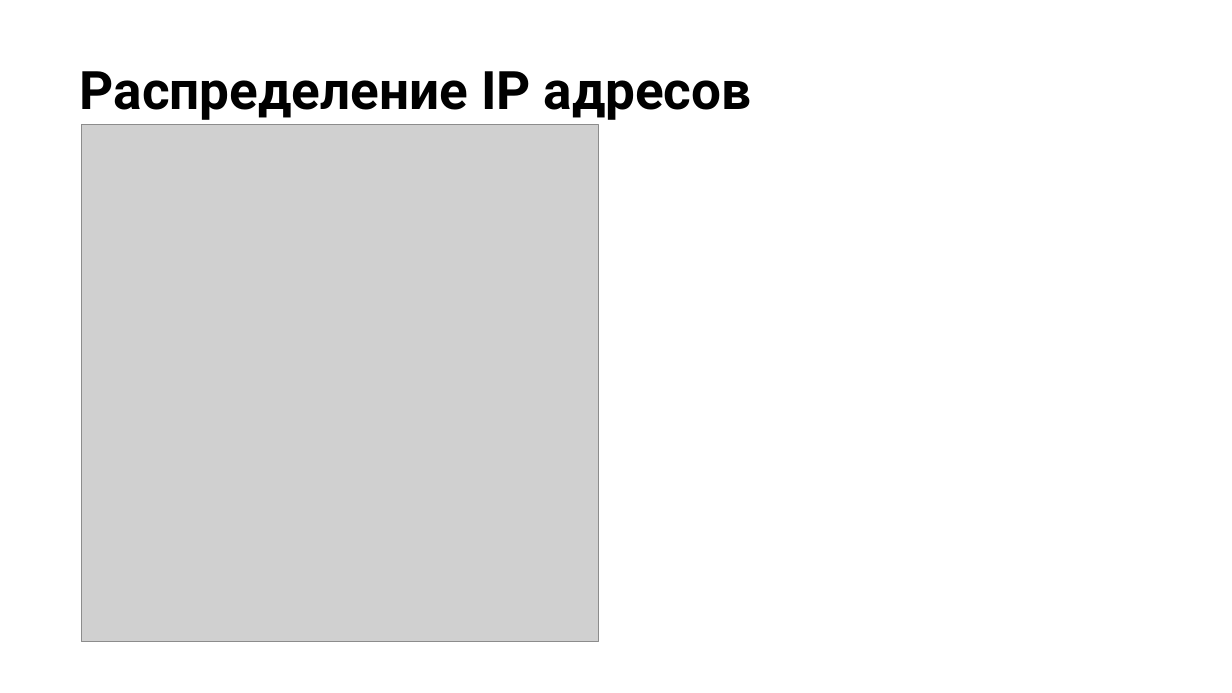
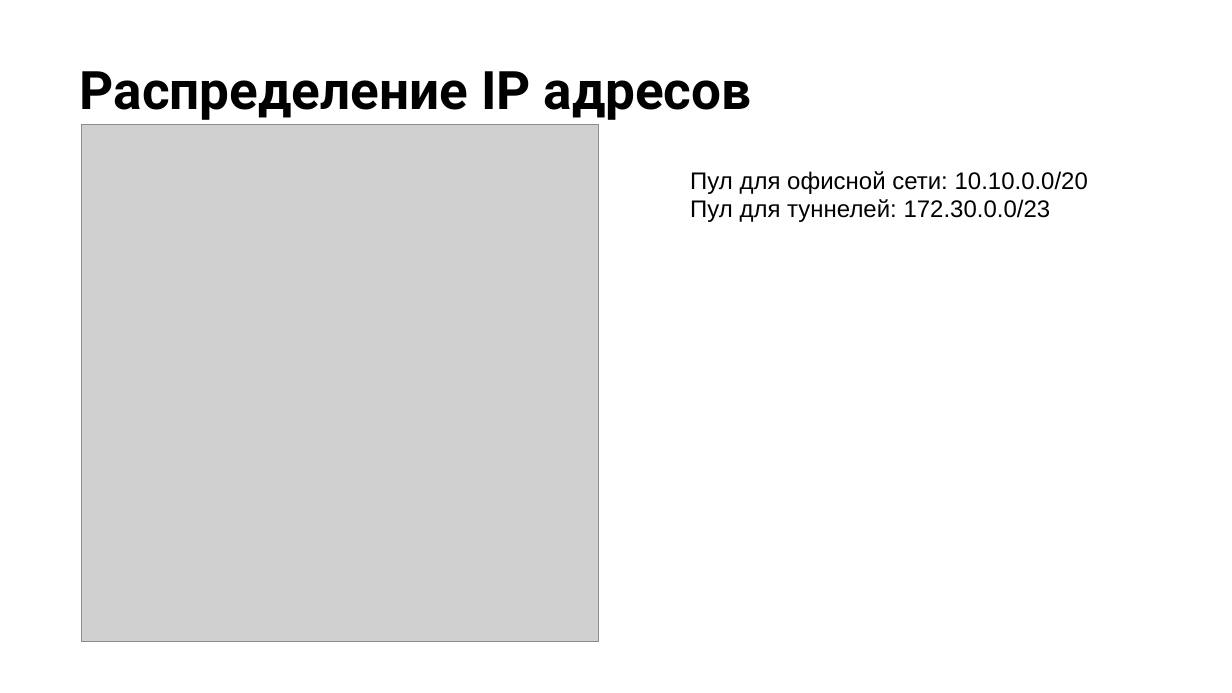
Before and after one commit to andreysokolov33/otus, a slide deck: slide 6 of Network Engineer. Basic/Проектная работа/Presentation.pptx (slide 7 before the commit). Drawn at 1232x693 pixels with LibreOffice and Linux fonts; fonts in the diff are those of the drawing; grey boxes stand for pictures; background and template pictures are left out. Boxes give left, top, right and bottom in pixels: in the first picture for what was removed or moved away, otherwise in the second. Text is boxed around its words. In the diff, an @@ line names an element or a change of style, - is before the commit and + after.

```diff
--- a/Network Engineer. Basic/Проектная работа/Presentation.pptx
+++ b/Network Engineer. Basic/Проектная работа/Presentation.pptx
@@ text added at [690,171,1088,222], 14 pt, text #000000 @@
+Пул для офисной сети: 10.10.0.0/20
+Пул для туннелей: 172.30.0.0/23
```
Also in this commit, not shown: 3 other slides changed, 25 other files.
